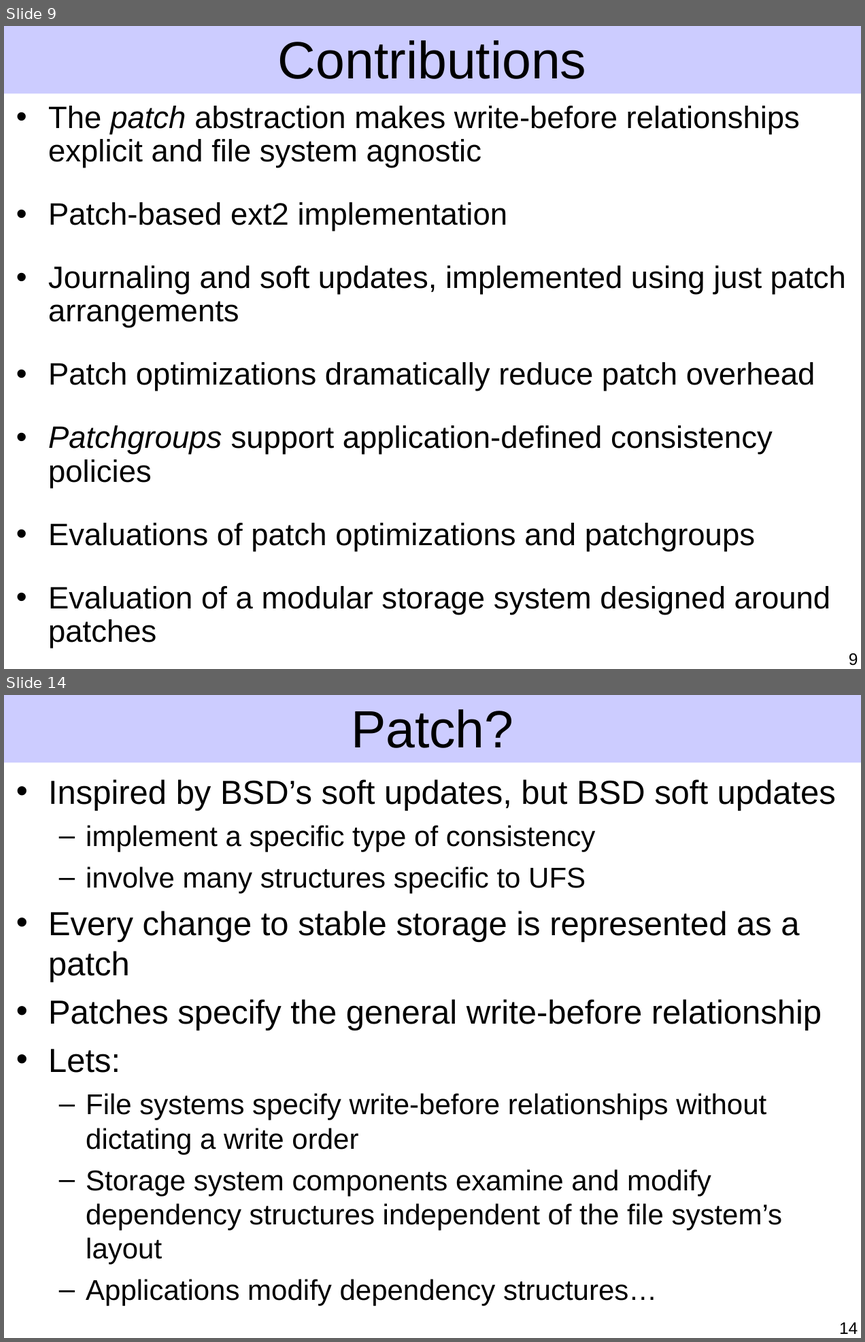
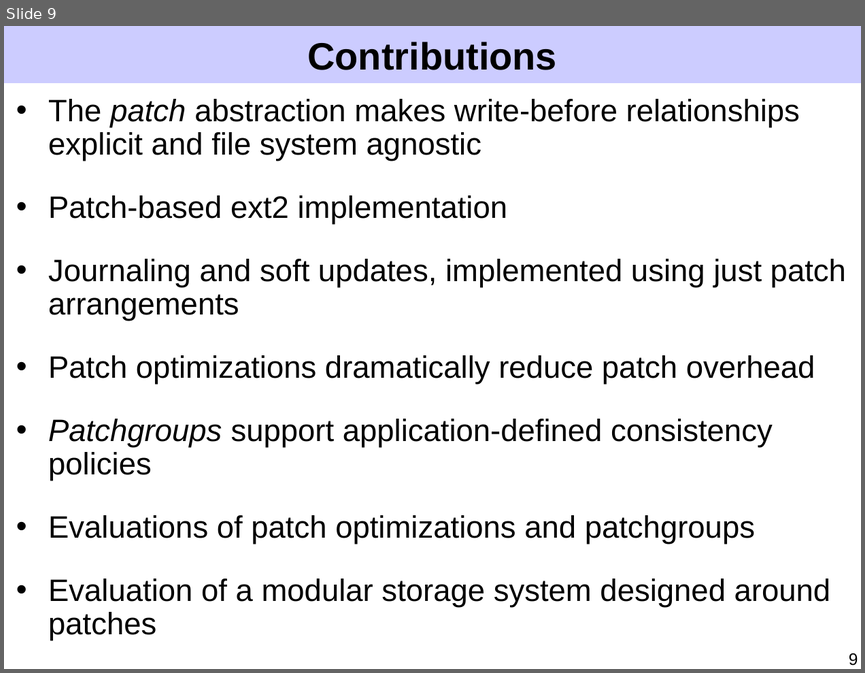
Before and after one commit to ucla-readable/fstitch-doc, a slide deck: sosp/pres.ppt. Shown one above the other, each under a label of ours: slides 9 and 14 before the commit, slide 9 after it; the slides between them are not shown. The pictures are 865x1342 and 865x673 pixels, drawn with LibreOffice and Linux fonts; fonts in the diff are those of the drawing. Boxes give left, top, right and bottom in pixels: in the first picture for what was removed or moved away, otherwise in the second. Text is boxed around its words. In the diff, an @@ line names an element or a change of style, - is before the commit and + after.

Commit message:
Motivation, patch model, and some patch optimization improvements.

```diff
--- a/sosp/pres.ppt
+++ b/sosp/pres.ppt
@@ slide 14 removed at [4,695,861,1338], background #FFFFFF; not listed: 1 template element that a slide beside it also shows @@
@@ title removed at [351,709,514,748] @@
-Patch?
@@ text removed at [48,779,836,1306] @@
-• Inspired by BSD’s soft updates, but BSD soft updates
-  – implement a specific type of consistency
-  – involve many structures specific to UFS
-• Every change to stable storage is represented as a patch
-• Patches specify the general write-before relationship
-• Lets:
-  – File systems specify write-before relationships without dictating a write order
-  – Storage system components examine and modify dependency structures independent of the file system’s layout
-  – Applications modify dependency structures…
@@ page number removed at [839,1322,857,1334] @@
-14
@@ slide 9 changed as well @@
@@ rectangle: place and size @@
-rectangle at [4,26,861,94]
+rectangle at [4,26,861,83]
@@ title "Contributions" at [307,42,557,70]: size 44 to 32 pt, bold on @@
@@ text "The patch abstraction makes write-before ...": place and size @@
-text "The patch abstraction makes write-before ..." at [48,106,846,648]
+text "The patch abstraction makes write-before ..." at [48,99,846,641]
```
Also in this commit, not shown: 37 other slides changed, 8 slides added, 6 other slides removed.
